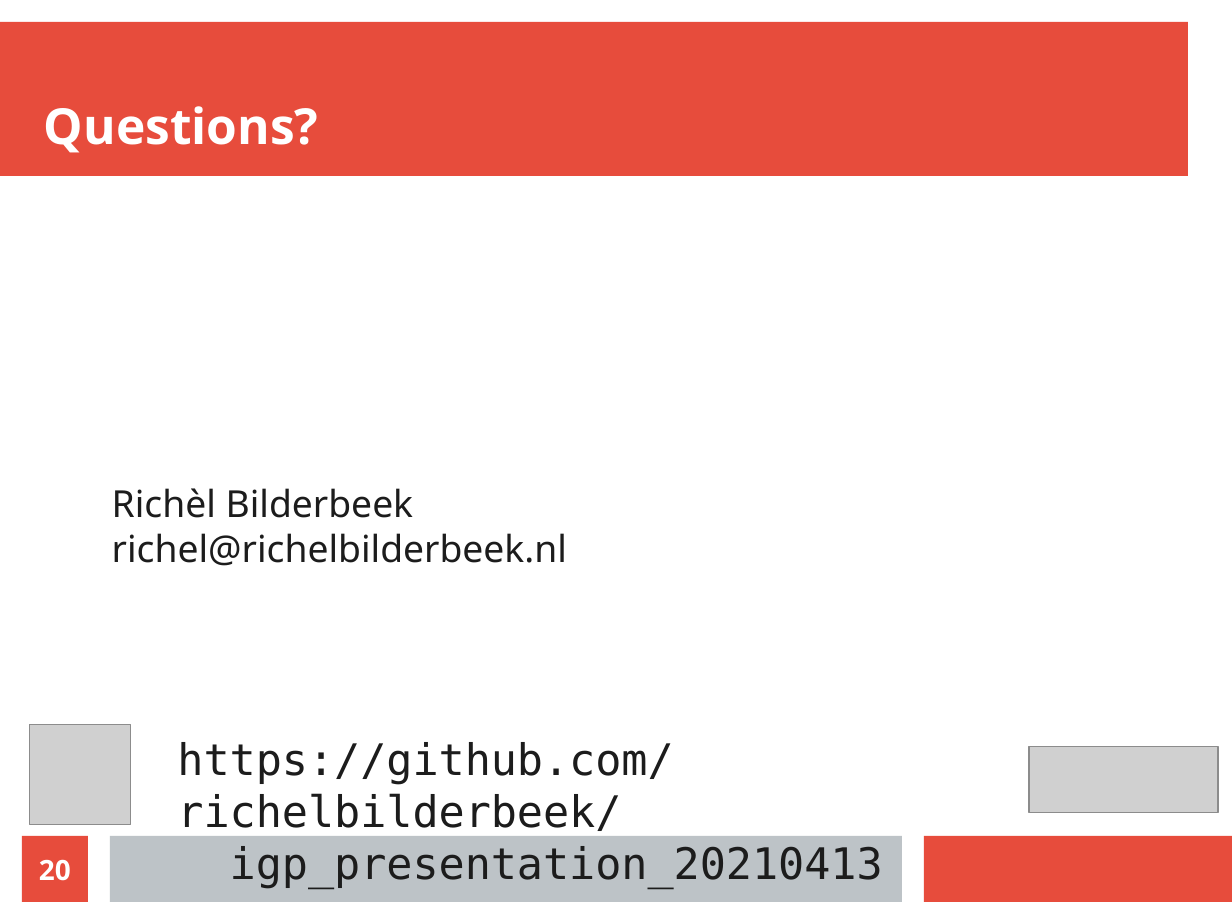
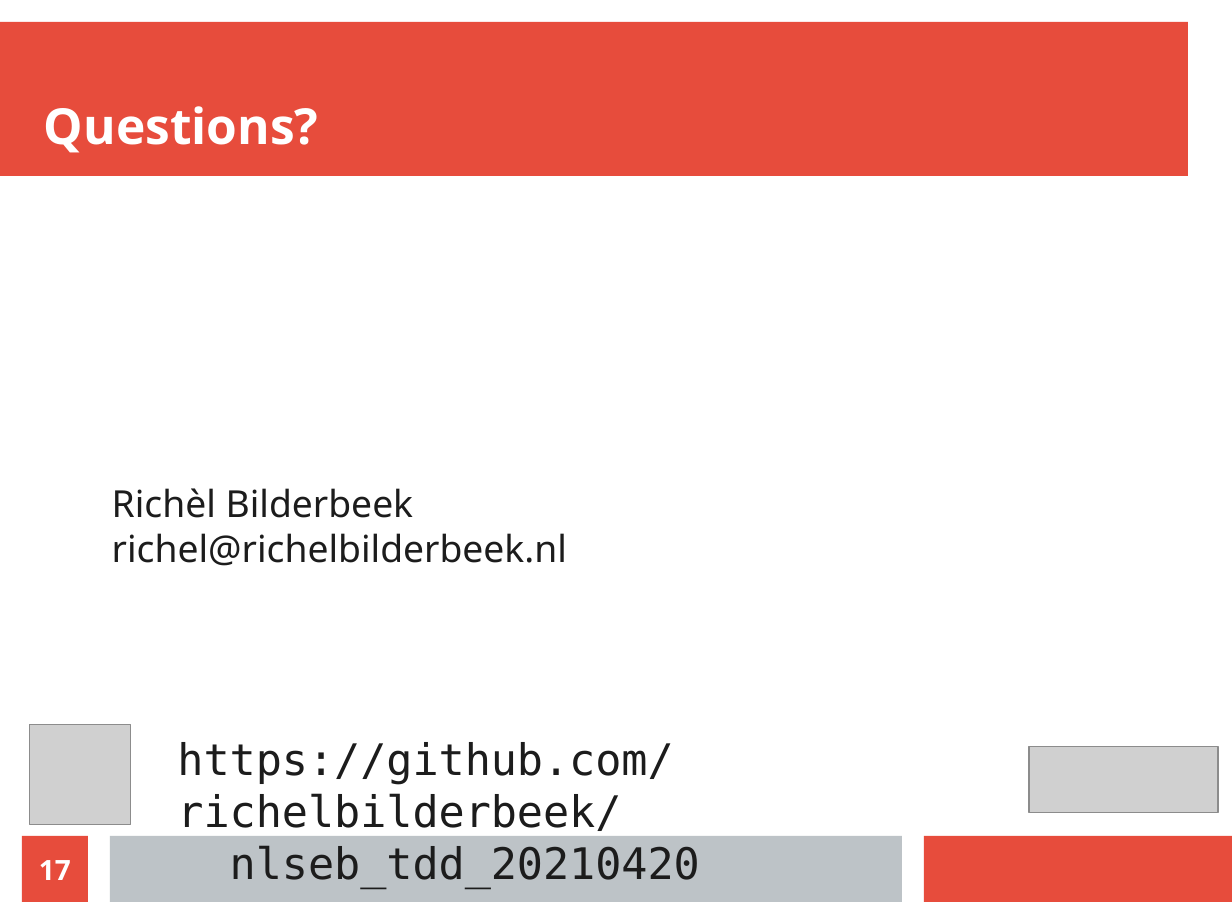
Before and after one commit to richelbilderbeek/nlseb_tdd_20210420, a slide deck: slide 17 of nlseb_tdd_20210420.odp (slide 20 before the commit). Drawn at 1232x924 pixels with LibreOffice and Linux fonts; fonts in the diff are those of the drawing; grey boxes stand for pictures. Boxes give left, top, right and bottom in pixels: in the first picture for what was removed or moved away, otherwise in the second. Text is boxed around its words. In the diff, an @@ line names an element or a change of style, - is before the commit and + after.

```diff
--- a/nlseb_tdd_20210420.odp
+++ b/nlseb_tdd_20210420.odp
@@ page number at [39,860,71,880]: text changed @@
-20
+17
@@ text at [230,845,700,890]: text changed @@
-igp_presentation_20210413
+nlseb_tdd_20210420
```
Also in this commit, not shown: 11 other slides changed, 4 slides added, 4 slides removed, 8 other files.
